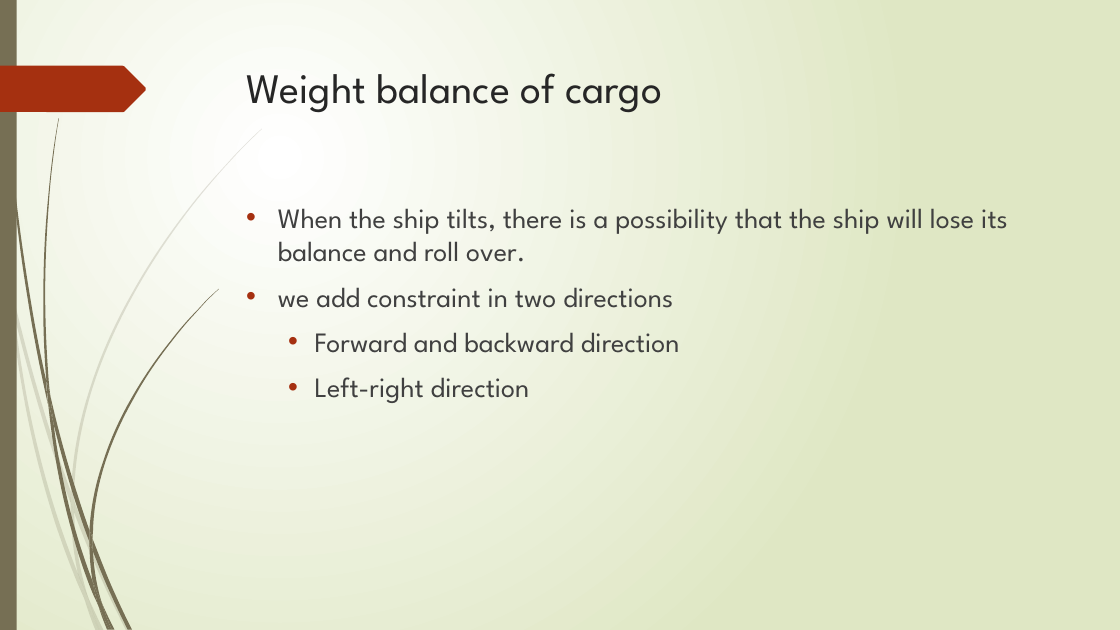
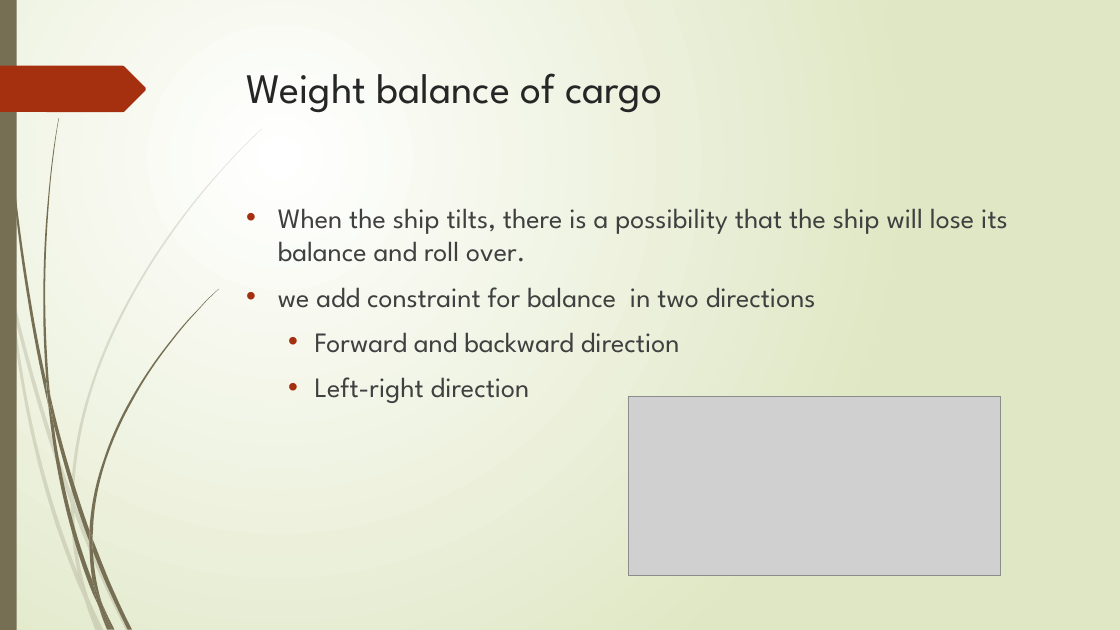
Before and after one commit to r-kurosu/kline_new, a slide deck: slide 17 of 中間報告.pptx. Drawn at 1120x630 pixels with LibreOffice and Linux fonts; fonts in the diff are those of the drawing; grey boxes stand for pictures. Boxes give left, top, right and bottom in pixels: in the first picture for what was removed or moved away, otherwise in the second. Text is boxed around its words. In the diff, an @@ line names an element or a change of style, - is before the commit and + after.

```diff
--- a/中間報告.pptx
+++ b/中間報告.pptx
@@ text at (278, 287, 816, 308): text changed @@
-• we add constraint in two directions
+• we add constraint for balance in two directions
@@ picture added at (628, 397, 1001, 576) @@
```
Also in this commit, not shown: 8 other slides changed.
